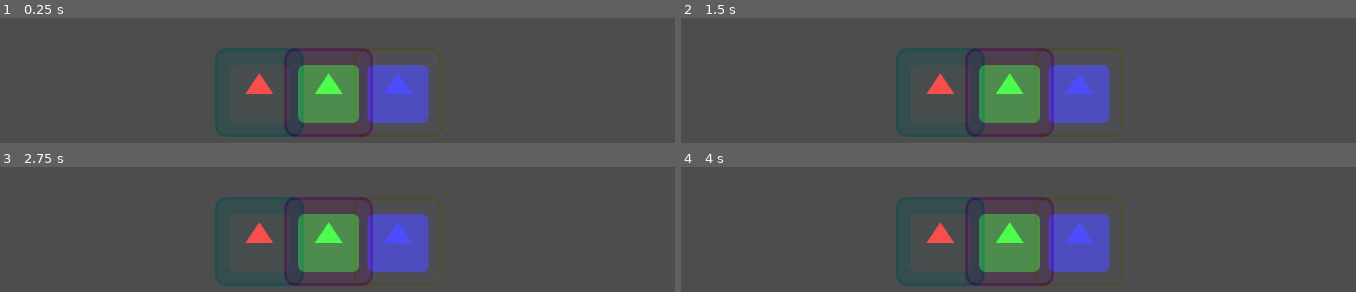
Above: before the commit, frames 1-4 (two rows, left to right).
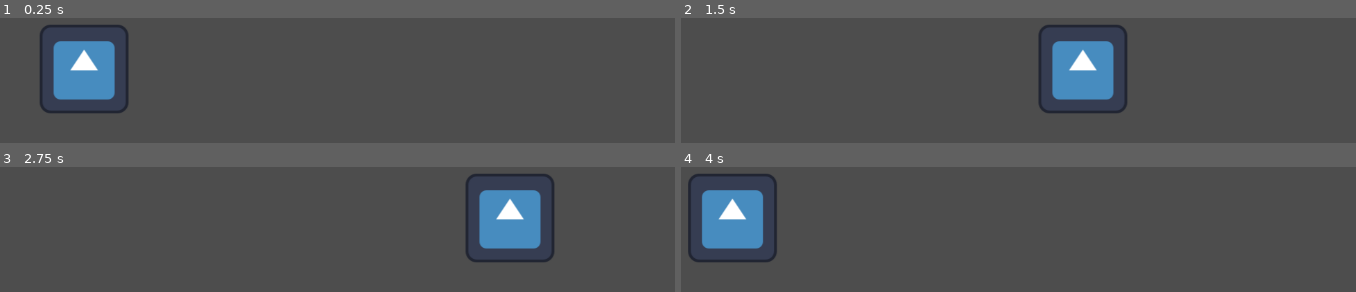
Above: after the commit, the same moments.

Repository: shafayatb/ShaderPlayground
Game: Godot game, scene res://shader_test.tscn
Same seed, same stepped clock (60 frames per second), same inputs: the game is played once before the commit and once after it. The engine's default icon, where the game draws it, is replaced by a stand-in: a white triangle on a blue panel in a dark square.
Inputs:
- Up to frame 1 (0.25 s): no input
- Up to frame 2 (1.5 s): tap Enter (ui_accept) at 0.5, 0.77 s
- Up to frame 3 (2.75 s): tap Enter (ui_accept) at 1.52 s
- Up to frame 4 (4 s): tap Enter (ui_accept) at 3.02, 3.77 s

The runs differ from the first frame. In frame 1, 17% of the frame differs, in the area x 5-66%, y 5-96%; in frame 2, 14%; in frame 3, 17%; in frame 4, 17%, in the area x 1-66%, y 5-96%.
Error in both runs: Attempt to call function 'set_shader_parameter' in base 'null instance' on a null instance. (res://blacknwhite.gd:16)

Commit message:
Reflection shader

Diff:
--- /dev/null
+++ b/code_shaders/ripple_reflections.gdshader
@@ -0,0 +1,13 @@
+shader_type canvas_item;
+
+uniform sampler2D SCREEN_TEXTURE : hint_screen_texture, filter_linear_mipmap;
+uniform float x_offset : hint_range(-0.5, 5.0, 0.001);
+uniform float deg : hint_range(0.0, 1000.0, 0.1);
+uniform float speed: hint_range(0.0, 500.0, 0.5);
+uniform float amount: hint_range(0.0, 0.5, 0.01);
+
+void fragment() {
+	float rad = radians(TIME * speed);
+	float sin_offset = sin(rad) * amount;
+	COLOR = texture(SCREEN_TEXTURE, SCREEN_UV + vec2(sin_offset, 0.0));
+}
--- a/shader_test.tscn
+++ b/shader_test.tscn
@@ -1,17 +1,24 @@
-[gd_scene load_steps=6 format=3 uid="uid://dc5jevqicwk71"]
+[gd_scene load_steps=7 format=3 uid="uid://dc5jevqicwk71"]
 
 [ext_resource type="Script" uid="uid://ckxoc4e1xhixu" path="res://shader_test.gd" id="1_c1c64"]
-[ext_resource type="Material" uid="uid://drmorgnbud1d5" path="res://code_shaders/chromatic_abberation.tres" id="1_p4bue"]
+[ext_resource type="Shader" uid="uid://c7jfff42r4fod" path="res://code_shaders/ripple_reflections.gdshader" id="1_p4bue"]
 [ext_resource type="Texture2D" uid="uid://nkserftbik4g" path="res://icon.svg" id="1_v4mft"]
 [ext_resource type="Texture2D" uid="uid://ds4qwmwce4pmc" path="res://blacknwhite.png" id="3_gibmb"]
 [ext_resource type="Script" uid="uid://bjgokpep0bj8x" path="res://blacknwhite.gd" id="5_0mdu4"]
 
+[sub_resource type="ShaderMaterial" id="ShaderMaterial_qdfbv"]
+shader = ExtResource("1_p4bue")
+shader_parameter/x_offset = 2.375e-08
+shader_parameter/deg = 0.0
+shader_parameter/speed = 471.5
+shader_parameter/amount = 0.36
+
 [node name="ShaderTest" type="Node2D"]
 
 [node name="CanvasLayer" type="CanvasLayer" parent="."]
+visible = false
 
 [node name="ColorRect" type="ColorRect" parent="CanvasLayer"]
-material = ExtResource("1_p4bue")
 anchors_preset = 15
 anchor_right = 1.0
 anchor_bottom = 1.0
@@ -19,8 +26,14 @@
 grow_vertical = 2
 mouse_filter = 2
 
+[node name="Icon2" type="Sprite2D" parent="."]
+position = Vector2(560, 293)
+texture = ExtResource("1_v4mft")
+
 [node name="Icon" type="Sprite2D" parent="."]
-position = Vector2(546, 327)
+material = SubResource("ShaderMaterial_qdfbv")
+position = Vector2(567, 317)
+scale = Vector2(9.85938, 5.95312)
 texture = ExtResource("1_v4mft")
 script = ExtResource("1_c1c64")
 
Not shown, added: code_shaders/ripple_reflections.gdshader.uid
